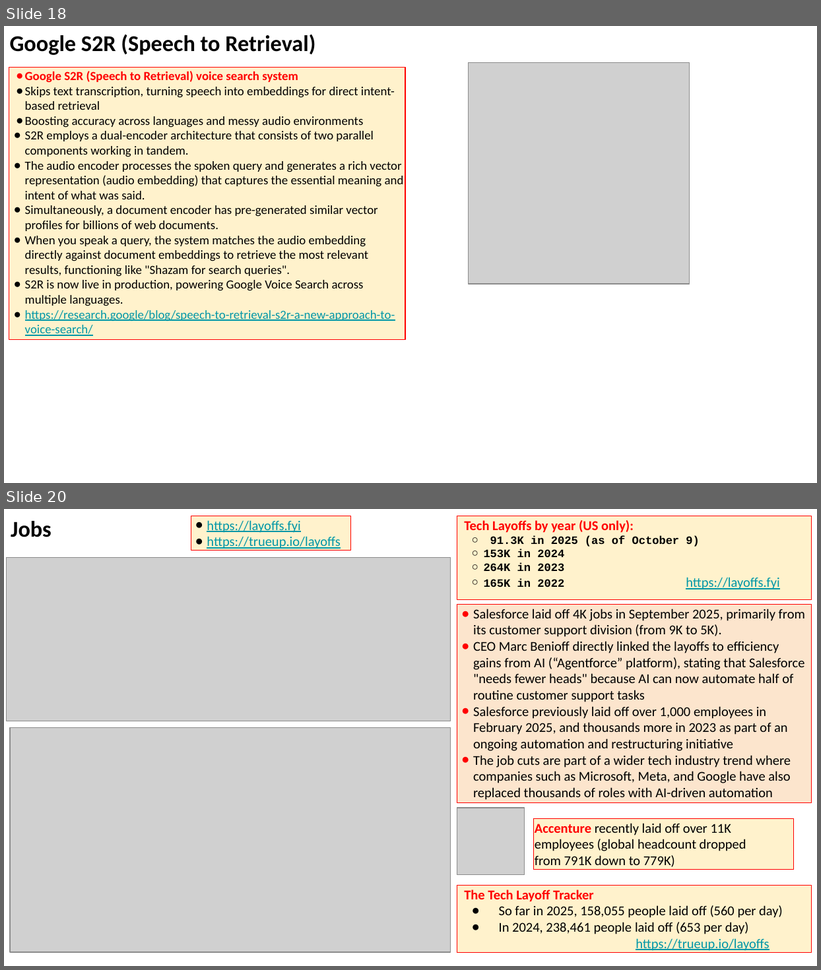
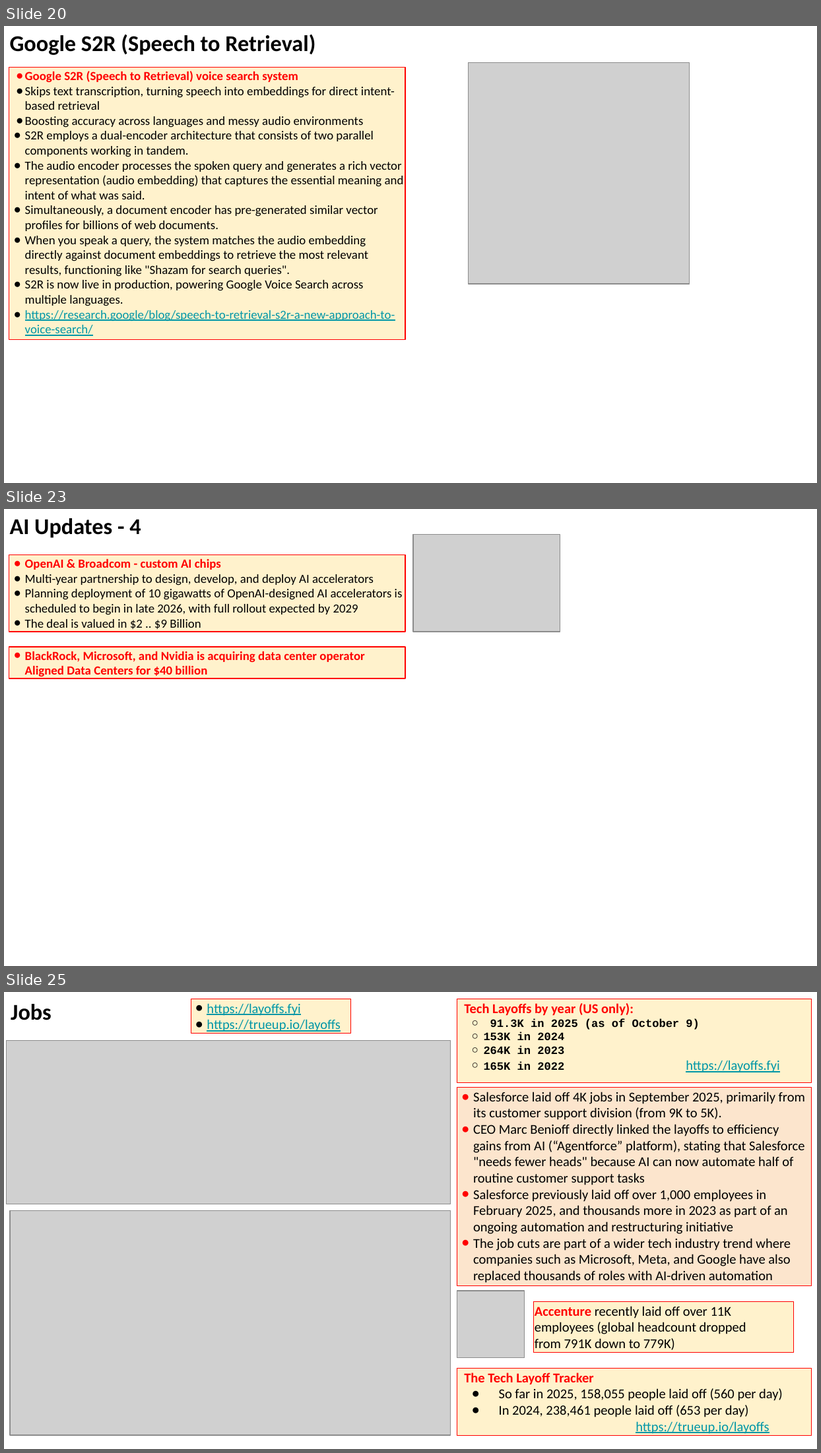
Before and after one commit to lselector/seminar, a slide deck: 2025/2025-10-17-AI-Updates.pptx. Shown one above the other, each under a label of ours: slides 18 and 20 before the commit, slides 20, 23 and 25 after it; the slides between them are not shown. The pictures are 821x970 and 821x1453 pixels, drawn with LibreOffice and Linux fonts; fonts in the diff are those of the drawing; grey boxes stand for pictures. Boxes give left, top, right and bottom in pixels: in the first picture for what was removed or moved away, otherwise in the second. Text is boxed around its words. In the diff, an @@ line names an element or a change of style, - is before the commit and + after.

```diff
--- a/2025/2025-10-17-AI-Updates.pptx
+++ b/2025/2025-10-17-AI-Updates.pptx
@@ slide 23 added at (4, 509, 817, 966), background #FFFFFF @@
@@ text added at (10, 518, 141, 538), 20 pt, text #000000, bold @@
+AI Updates - 4
@@ picture added at (413, 534, 559, 632) @@
@@ rectangle added at (9, 555, 406, 632), fill #FFF2CC, outline #FF0000 0.75 pt, 11 pt, text #000000 @@
+● OpenAI & Broadcom - custom AI chips
+● Multi-year partnership to design, develop, and deploy AI accelerators
+● Planning deployment of 10 gigawatts of OpenAI-designed AI accelerators is scheduled to begin in late 2026, with full rollout expected by 2029
+● The deal is valued in $2 .. $9 Billion
@@ rectangle added at (9, 647, 406, 679), fill #FFF2CC, outline #FF0000 0.75 pt, 11 pt, text #FF0000, bold @@
+● BlackRock, Microsoft, and Nvidia is acquiring data center operator Aligned Data Centers for $40 billion
@@ what was slide 18 is now slide 20 @@
@@ what was slide 20 is now slide 25 @@
```
Also in this commit, not shown: 2 slides changed, 4 other slides added.
